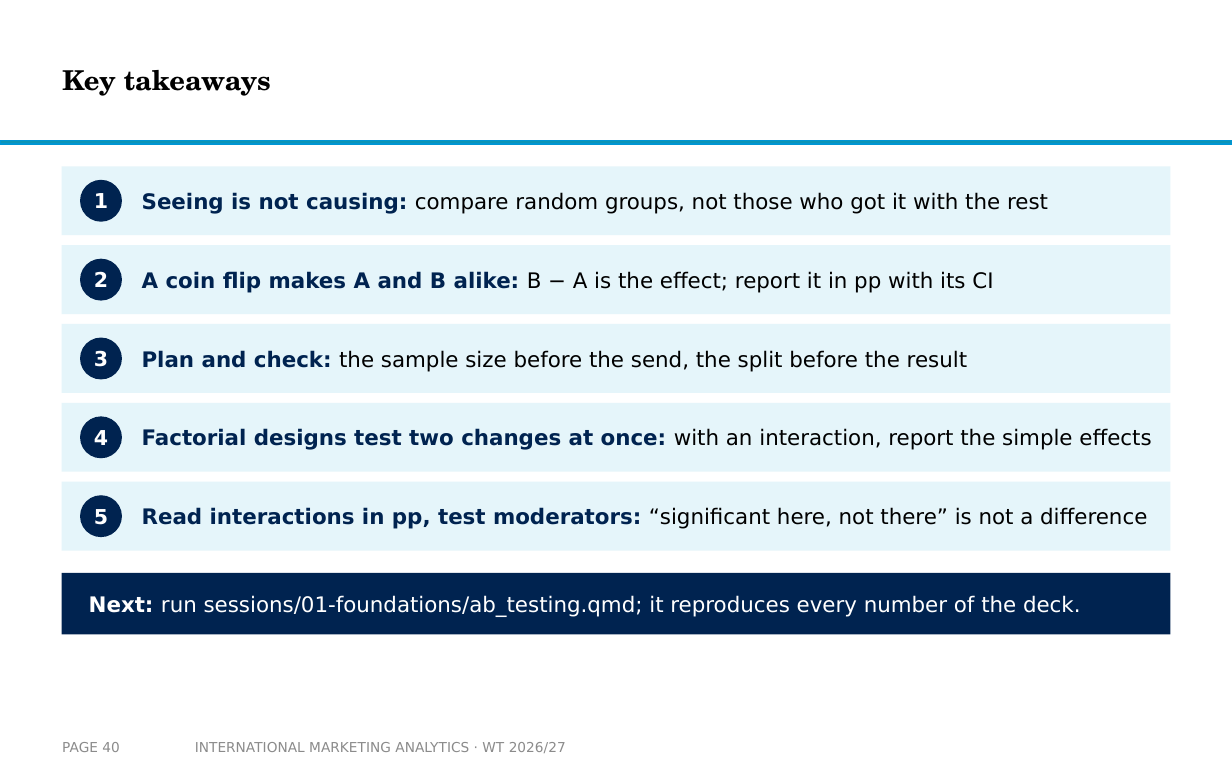
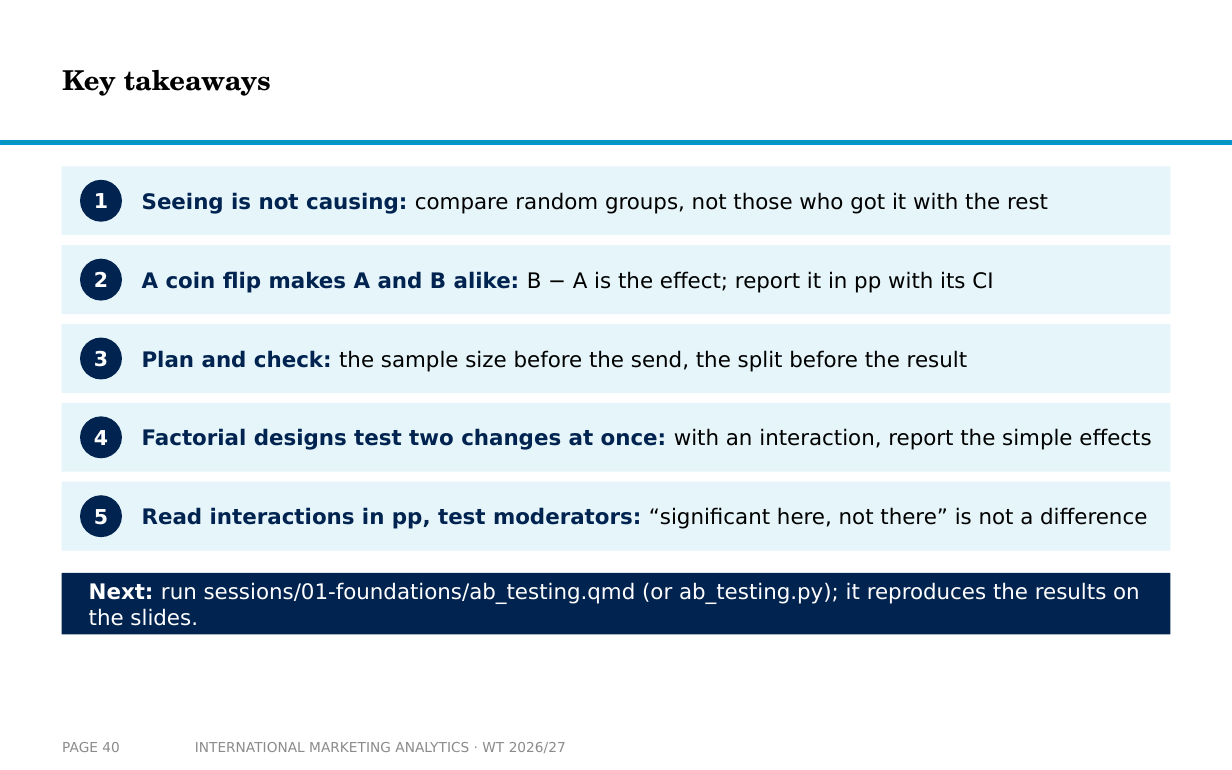
Before and after one commit to arnefloh-wu/international-marketing-analytics-teaching, a slide deck: slide 40 of slides/experiments-and-ab-testing_WT26-27.pptx. Drawn at 1232x770 pixels with LibreOffice and Linux fonts; fonts in the diff are those of the drawing; background and template pictures are left out. Boxes give left, top, right and bottom in pixels: in the first picture for what was removed or moved away, otherwise in the second. Text is boxed around its words. In the diff, an @@ line names an element or a change of style, - is before the commit and + after.

```diff
--- a/slides/experiments-and-ab-testing_WT26-27.pptx
+++ b/slides/experiments-and-ab-testing_WT26-27.pptx
@@ text at (x1=89, y1=582, x2=1140, y2=626): text changed @@
-Next: run sessions/01-foundations/ab_testing.qmd; it reproduces every number of the deck.
+Next: run sessions/01-foundations/ab_testing.qmd (or ab_testing.py); it reproduces the results on the slides.
```
Also in this commit, not shown: 5 other files.
